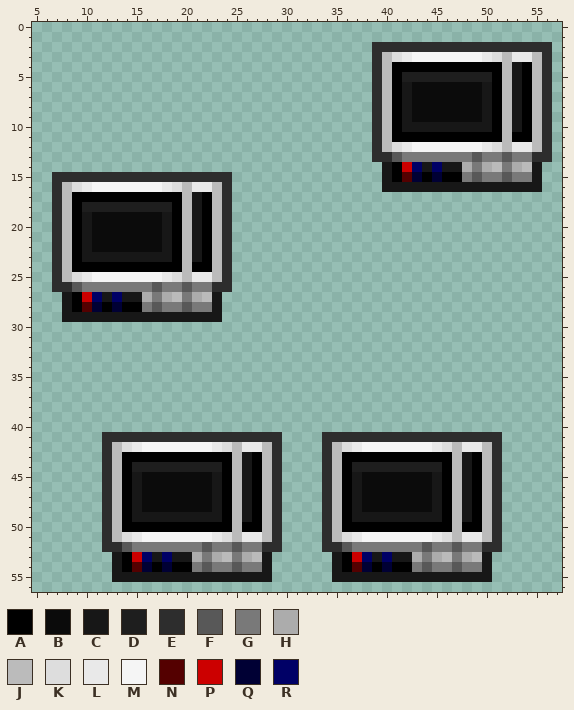
Edited in one commit: pixel-art sprite (Resources/Textures/Structures/Power/apc.rsi/frame.png). This is how it looked before the edit.
The file is 64x64 pixels. Colours within 5 levels of each other are drawn and written as one. Shown: x 5..57, y 0..56.
Palette (. is transparent): A #000000  B #0b0b0b  C #171717  D #1e1e1e  E #2d2d2d  F #585858  G #797979  H #acacac  J #bbbbbb  K #dddddd  L #e9e9e9  M #f5f5f5  N #540000  P #cc0000  Q #000034  R #000066
Pixels before (only the part around the change), first column x 5:
 0 .....................................................
 1 .....................................................
 2 ..................................EEEEEEEEEEEEEEEEEE.
 3 ..................................EJKLMMMMMMMLKJLLJE.
 4 ..................................EJAAAAAAAAAAAJCAJE.
 5 ..................................EJADDDDDDDDDAJCAJE.
 6 ..................................EJACBBBBBBBCAJCAJE.
 7 ..................................EJACBBBBBBBCAJCAJE.
 8 ..................................EJACBBBBBBBCAJCAJE.
 9 ..................................EJACBBBBBBBCAJCAJE.
10 ..................................EJACCCCCCCCCAJCAJE.
11 ..................................EJAAAAAAAAAAAJAAJE.
12 ..................................EJKLMMMMMMMLKJLLJE.
13 ..................................EEFGGGGGGGFGGFGGEE.
14 ...................................CAPRCRCCHGHJGHJC..
15 ..EEEEEEEEEEEEEEEEEE...............CANQAQAAGFGGFGGC..
16 ..EJKLMMMMMMMLKJLLJE...............CCCCCCCCCCCCCCCC..
17 ..EJAAAAAAAAAAAJCAJE.................................
18 ..EJADDDDDDDDDAJCAJE.................................
19 ..EJACBBBBBBBCAJCAJE.................................
20 ..EJACBBBBBBBCAJCAJE.................................
21 ..EJACBBBBBBBCAJCAJE.................................
22 ..EJACBBBBBBBCAJCAJE.................................
23 ..EJACCCCCCCCCAJCAJE.................................
24 ..EJAAAAAAAAAAAJAAJE.................................
25 ..EJKLMMMMMMMLKJLLJE.................................
26 ..EEFGGGGGGGFGGFGGEE.................................
27 ...CAPRCRCCHGHJGHJC..................................
28 ...CANQAQAAGFGGFGGC..................................
29 ...CCCCCCCCCCCCCCCC..................................
30 .....................................................
31 .....................................................
32 .....................................................
33 .....................................................
34 .....................................................
35 .....................................................
36 .....................................................
37 .....................................................
38 .....................................................
39 .....................................................
40 .....................................................
41 .......EEEEEEEEEEEEEEEEEE....EEEEEEEEEEEEEEEEEE......
42 .......EJKLMMMMMMMLKJLLJE....EJKLMMMMMMMLKJLLJE......
43 .......EJAAAAAAAAAAAJCAJE....EJAAAAAAAAAAAJCAJE......
44 .......EJADDDDDDDDDAJCAJE....EJADDDDDDDDDAJCAJE......
45 .......EJACBBBBBBBCAJCAJE....EJACBBBBBBBCAJCAJE......
46 .......EJACBBBBBBBCAJCAJE....EJACBBBBBBBCAJCAJE......
47 .......EJACBBBBBBBCAJCAJE....EJACBBBBBBBCAJCAJE......
48 .......EJACBBBBBBBCAJCAJE....EJACBBBBBBBCAJCAJE......
49 .......EJACCCCCCCCCAJCAJE....EJACCCCCCCCCAJCAJE......
50 .......EJAAAAAAAAAAAJAAJE....EJAAAAAAAAAAAJAAJE......
51 .......EJKLMMMMMMMLKJLLJE....EJKLMMMMMMMLKJLLJE......
52 .......EEFGGGGGGGFGGFGGEE....EEFGGGGGGGFGGFGGEE......
53 ........CAPRCRCCHGHJGHJC......CAPRCRCCHGHJGHJC.......
54 ........CANQAQAAGFGGFGGC......CANQAQAAGFGGFGGC.......
55 ........CCCCCCCCCCCCCCCC......CCCCCCCCCCCCCCCC.......
56 .....................................................
Now the later version:
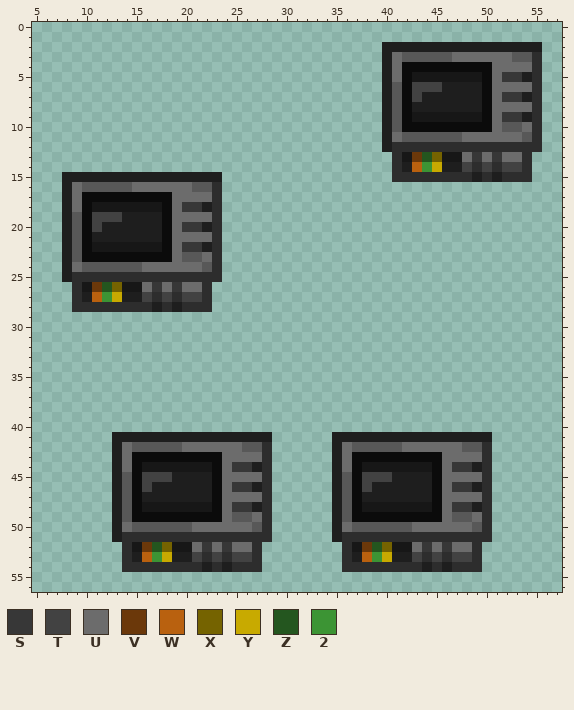
Colours new in this view: S #373737  T #424242  U #6c6c6c  V #6b380a  W #b9610f  X #756300  Y #c8aa00  Z #24561f  2 #3c9434
Diff:
Changed rows in their new state; - is an unchanged pixel.
first column x 7:
 2 --------------------------------.DDDDDDDDDDDDDDDD.
 3 --------------------------------.DUFFFFFUUUUUUFFE.
 4 --------------------------------.DUBBBBBBBBBUUUUE.
 5 --------------------------------.DUBCCCCCCCBUSSDE.
 6 --------------------------------.DFBTTTDDDDBUUUUE.
 7 --------------------------------.DFBTDDDDDDBUSSDE.
 8 --------------------------------.DFBDDDDDDDBUUUUE.
 9 --------------------------------.DFBCCCCCCCBUSSDE.
10 --------------------------------.DFBBBBBBBBBUFFUE.
11 --------------------------------.DUFFFFFFUUUUUUFE.
12 --------------------------------.DEEEEEEEEEEEEEEE.
13 --------------------------------..ECVZXCCUSUSUUE..
14 ---------------------------------.EDW2YDDTETETTE.-
15 .DDDDDDDDDDDDDDDD.---------------.EEEEEEEEDEDEEE.-
16 .DUFFFFFUUUUUUFFE.---------------................-
17 .DUBBBBBBBBBUUUUE.--------------------------------
18 .DUBCCCCCCCBUSSDE.--------------------------------
19 .DFBTTTDDDDBUUUUE.--------------------------------
20 .DFBTDDDDDDBUSSDE.--------------------------------
21 .DFBDDDDDDDBUUUUE.--------------------------------
22 .DFBCCCCCCCBUSSDE.--------------------------------
23 .DFBBBBBBBBBUFFUE.--------------------------------
24 .DUFFFFFFUUUUUUFE.--------------------------------
25 .DEEEEEEEEEEEEEEE.--------------------------------
26 ..ECVZXCCUSUSUUE..--------------------------------
27 -.EDW2YDDTETETTE.---------------------------------
28 -.EEEEEEEEDEDEEE.---------------------------------
29 -................---------------------------------
first column x 12:
41 .DDDDDDDDDDDDDDDD.----.DDDDDDDDDDDDDDDD.
42 .DUFFFFFUUUUUUFFE.----.DUFFFFFUUUUUUFFE.
43 .DUBBBBBBBBBUUUUE.----.DUBBBBBBBBBUUUUE.
44 .DUBCCCCCCCBUSSDE.----.DUBCCCCCCCBUSSDE.
45 .DFBTTTDDDDBUUUUE.----.DFBTTTDDDDBUUUUE.
46 .DFBTDDDDDDBUSSDE.----.DFBTDDDDDDBUSSDE.
47 .DFBDDDDDDDBUUUUE.----.DFBDDDDDDDBUUUUE.
48 .DFBCCCCCCCBUSSDE.----.DFBCCCCCCCBUSSDE.
49 .DFBBBBBBBBBUFFUE.----.DFBBBBBBBBBUFFUE.
50 .DUFFFFFFUUUUUUFE.----.DUFFFFFFUUUUUUFE.
51 .DEEEEEEEEEEEEEEE.----.DEEEEEEEEEEEEEEE.
52 ..ECVZXCCUSUSUUE..----..ECVZXCCUSUSUUE..
53 -.EDW2YDDTETETTE.------.EDW2YDDTETETTE.-
54 -.EEEEEEEEDEDEEE.------.EEEEEEEEDEDEEE.-
55 -................------................-
Boxes around the changes in both pictures, in picture pixels (x1, y1, x2, y2):
changed: (372, 42, 552, 192)
changed: (52, 172, 232, 322)
changed: (102, 432, 502, 582)
